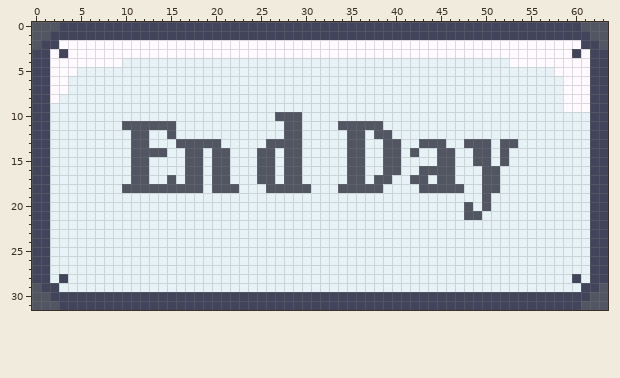
Pixel-art file, stored at art/End Day Icon.aseprite. This is how it looked before the edit.
64x32 pixels, 1 frame.
New version:
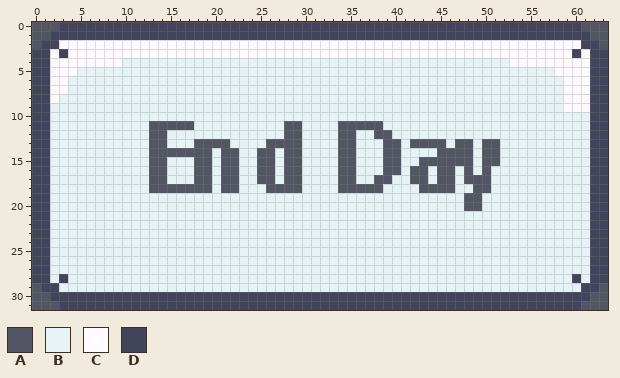
Palette (. is transparent): A #525562  B #e6f2f6  C #fffaff  D #41445a
Diff:
{"change": "layer \"Text\" added"}
{"where": "layers \"Text\", \"Base\""}
{"y":10,"x":27,"old":"AAA","new":"BBB"}
{"y":11,"x":10,"old":"AAA","new":"BBB"}
{"y":11,"x":16,"old":"BB","new":"AA"}
{"y":12,"x":11,"old":"AABBA","new":"BBAAB"}
{"y":12,"x":34,"old":"B","new":"A"}
{"y":12,"x":36,"old":"A","new":"B"}
{"y":13,"x":11,"old":"AABB","new":"BBAA"}
{"y":13,"x":16,"old":"AA","new":"BB"}
{"y":13,"x":21,"old":"B","new":"A"}
{"y":13,"x":34,"old":"B","new":"A"}
{"y":13,"x":36,"old":"A","new":"B"}
{"y":13,"x":42,"old":"B","new":"A"}
{"y":13,"x":47,"old":"B","new":"A"}
{"y":13,"x":49,"old":"A","new":"B"}
{"y":13,"x":51,"old":"BAA","new":"ABB"}
{"y":14,"x":11,"old":"AA","new":"BB"}
{"y":14,"x":15,"old":"BB","new":"AA"}
{"y":14,"x":19,"old":"BA","new":"AB"}
{"y":14,"x":22,"old":"B","new":"A"}
{"y":14,"x":34,"old":"B","new":"A"}
{"y":14,"x":36,"old":"A","new":"B"}
{"y":14,"x":42,"old":"A","new":"B"}
{"y":14,"x":47,"old":"BBA","new":"AAB"}
{"y":14,"x":51,"old":"BA","new":"AB"}
{"y":15,"x":11,"old":"AABB","new":"BBAA"}
{"y":15,"x":17,"old":"A","new":"B"}
{"y":15,"x":19,"old":"BA","new":"AB"}
{"y":15,"x":22,"old":"B","new":"A"}
{"y":15,"x":34,"old":"B","new":"A"}
{"y":15,"x":36,"old":"A","new":"B"}
{"y":15,"x":43,"old":"BB","new":"AA"}
{"y":15,"x":47,"old":"BBA","new":"AAB"}
{"y":15,"x":51,"old":"BA","new":"AB"}
{"y":16,"x":11,"old":"AABB","new":"BBAA"}
{"y":16,"x":17,"old":"A","new":"B"}
{"y":16,"x":19,"old":"BA","new":"AB"}
{"y":16,"x":22,"old":"B","new":"A"}
{"y":16,"x":34,"old":"B","new":"A"}
{"y":16,"x":36,"old":"A","new":"B"}
{"y":16,"x":42,"old":"B","new":"A"}
{"y":16,"x":44,"old":"A","new":"B"}
{"y":16,"x":48,"old":"B","new":"A"}
{"y":16,"x":51,"old":"A","new":"B"}
{"y":17,"x":11,"old":"AABBA","new":"BBAAB"}
{"y":17,"x":17,"old":"A","new":"B"}
{"y":17,"x":19,"old":"BA","new":"AB"}
{"y":17,"x":22,"old":"B","new":"A"}
{"y":17,"x":34,"old":"B","new":"A"}
{"y":17,"x":36,"old":"A","new":"B"}
{"y":17,"x":48,"old":"BB","new":"AA"}
{"y":17,"x":51,"old":"A","new":"B"}
{"y":18,"x":10,"old":"AAA","new":"BBB"}
{"y":18,"x":19,"old":"BA","new":"AB"}
{"y":18,"x":30,"old":"A","new":"B"}
{"y":18,"x":47,"old":"A","new":"B"}
{"y":18,"x":49,"old":"B","new":"A"}
{"y":18,"x":51,"old":"A","new":"B"}
{"y":19,"x":48,"old":"BBA","new":"AAB"}
{"y":20,"x":49,"old":"BA","new":"AB"}
{"y":21,"x":48,"old":"AA","new":"BB"}
{"label":"changed","picture_box":[275,112,302,121]}
{"label":"changed","picture_box":[122,121,239,193]}
{"label":"changed","picture_box":[302,130,365,193]}
{"label":"changed","picture_box":[410,139,518,220]}
